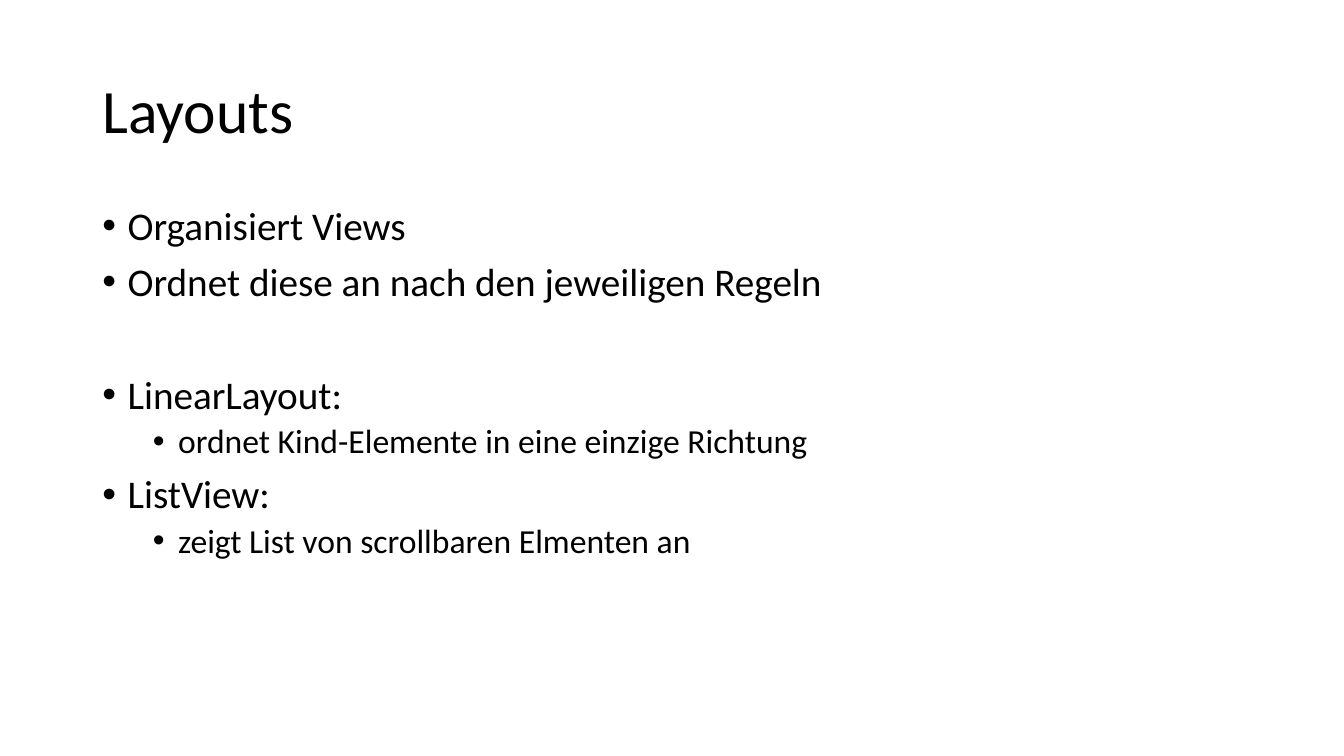
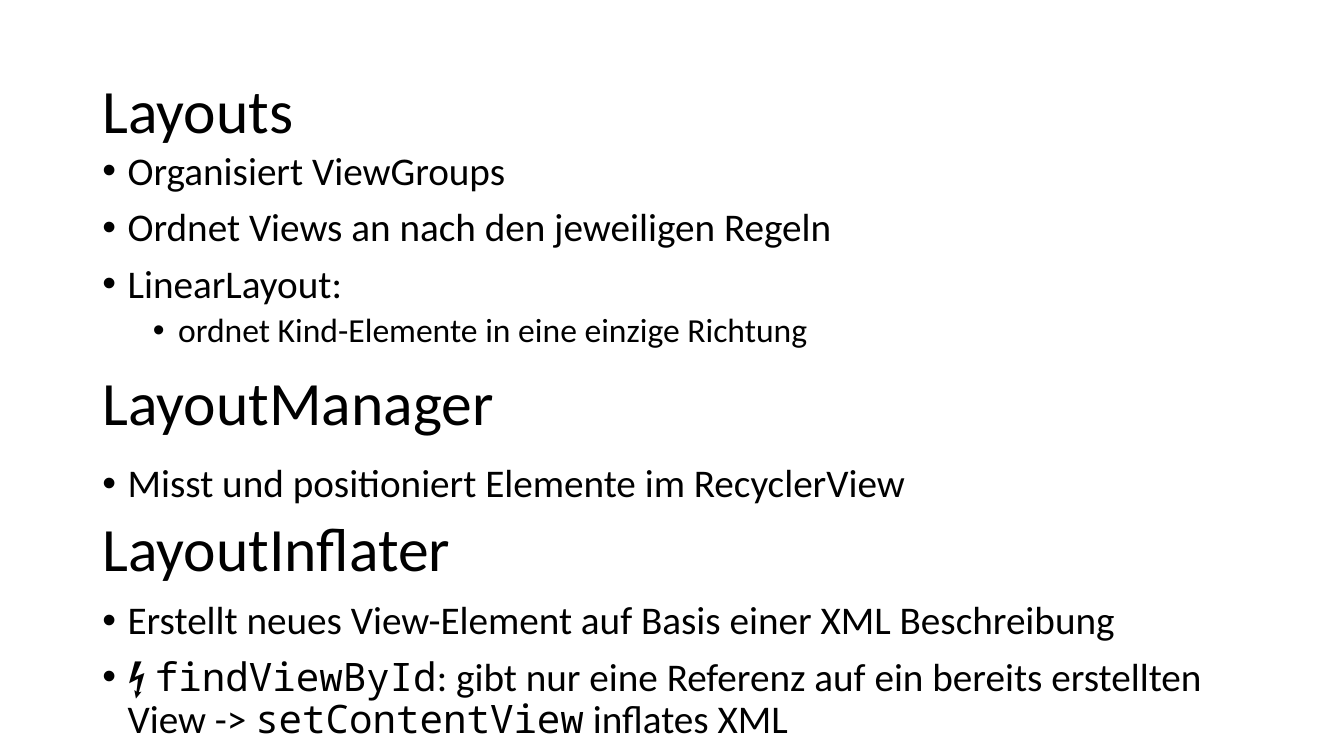
Before and after one commit to desombre/java_examples, a slide deck: slide 13 of Android_UI.pptx. Drawn at 1344x756 pixels with LibreOffice and Linux fonts; fonts in the diff are those of the drawing. Boxes give left, top, right and bottom in pixels: in the first picture for what was removed or moved away, otherwise in the second. Text is boxed around its words. In the diff, an @@ line names an element or a change of style, - is before the commit and + after.

Commit message:
Cont: Android UI - ViewHolder + Adapter noch erklären

```diff
--- a/Android_UI.pptx
+++ b/Android_UI.pptx
@@ text "Organisiert ViewGroups": place and size @@
-text "Organisiert ViewGroups" at <box>128,213,821,559</box>
+text "Organisiert ViewGroups" at <box>128,158,831,348</box>
@@ text at <box>128,158,831,248</box>: text changed @@
-• Organisiert Views
-• Ordnet diese an nach den jeweiligen Regeln
+• Organisiert ViewGroups
+• Ordnet Views an nach den jeweiligen Regeln
@@ text added at <box>102,385,493,436</box>, 44 pt, text #000000 @@
+LayoutManager
@@ text added at <box>128,469,905,504</box>, 28 pt, text #000000 @@
+• Misst und positioniert Elemente im RecyclerView
@@ text at <box>128,481,691,559</box>: paragraphs removed @@
-• ListView:
-  • zeigt List von scrollbaren Elmenten an
@@ text added at <box>102,528,450,581</box>, 44 pt, text #000000 @@
+LayoutInflater
@@ text added at <box>128,606,1201,734</box>, 28 pt, text #000000 @@
+• Erstellt neues View-Element auf Basis einer XML Beschreibung
+• ⚡ findViewById: gibt nur eine Referenz auf ein bereits erstellten View -> setContentView inflates XML
```
Also in this commit, not shown: 5 other slides changed, 3 slides added, 4 slides removed.
